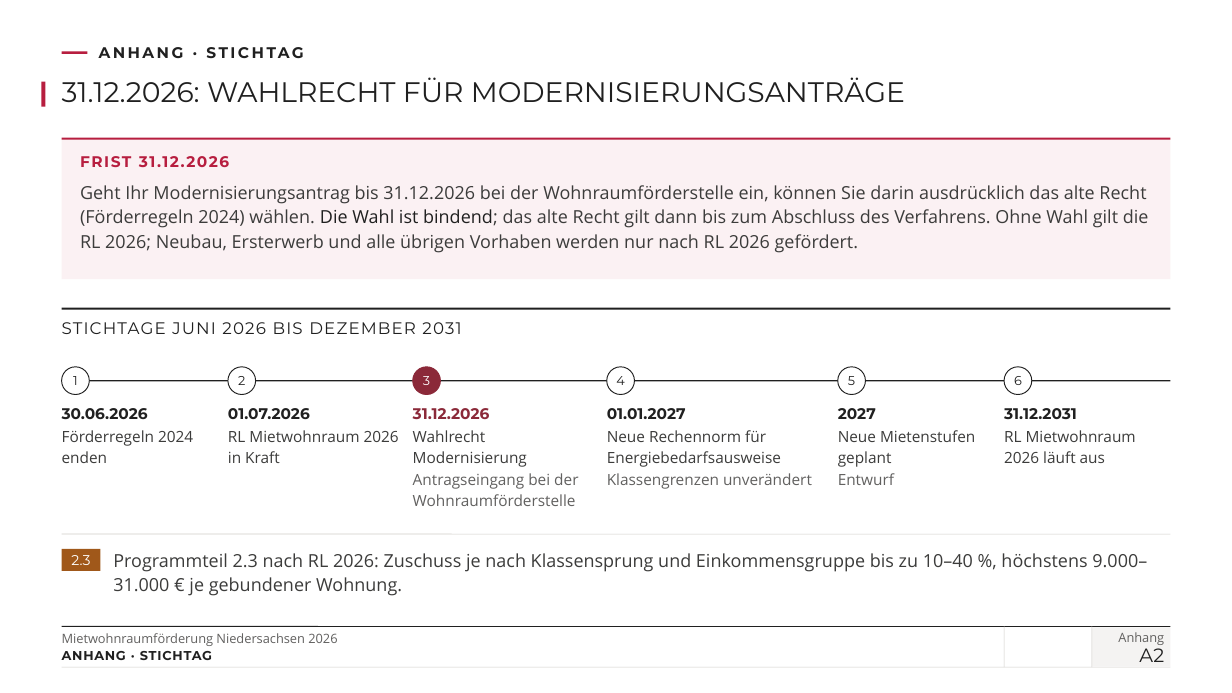
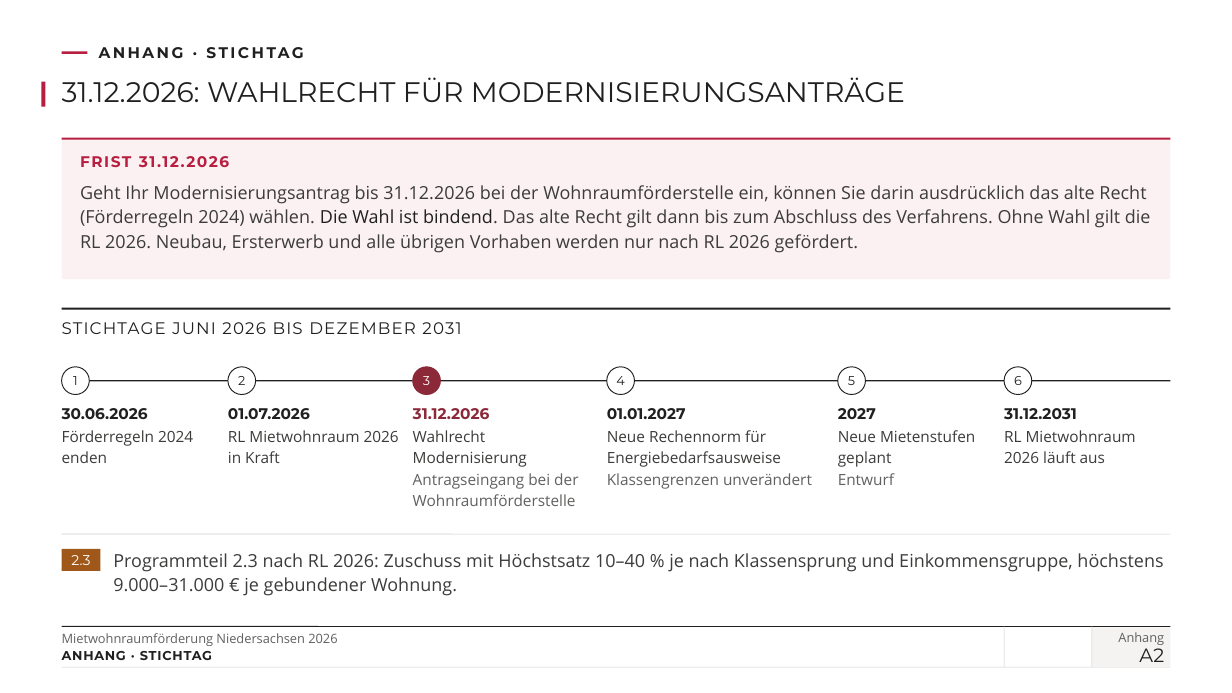
Before and after one commit to vgedaschko/NBank, a slide deck: slide 31 of praesentation/dist/PGN-Mietwohnraumfoerderung-Niedersachsen-2026-Vortrag.pptx. Drawn at 1232x693 pixels with LibreOffice and Linux fonts; fonts in the diff are those of the drawing; background and template pictures are left out. Boxes give left, top, right and bottom in pixels: in the first picture for what was removed or moved away, otherwise in the second. Text is boxed around its words. In the diff, an @@ line names an element or a change of style, - is before the commit and + after.

```diff
--- a/praesentation/dist/PGN-Mietwohnraumfoerderung-Niedersachsen-2026-Vortrag.pptx
+++ b/praesentation/dist/PGN-Mietwohnraumfoerderung-Niedersachsen-2026-Vortrag.pptx
@@ text at (80,185,1151,253): text changed @@
-Geht Ihr Modernisierungsantrag bis 31.12.2026 bei der Wohnraumförderstelle ein, können Sie darin ausdrücklich das alte Recht (Förderregeln 2024) wählen. Die Wahl ist bindend; das alte Recht gilt dann bis zum Abschluss des Verfahrens. Ohne Wahl gilt die RL 2026; Neubau, Ersterwerb und alle übrigen Vorhaben werden nur nach RL 2026 gefördert.
+Geht Ihr Modernisierungsantrag bis 31.12.2026 bei der Wohnraumförderstelle ein, können Sie darin ausdrücklich das alte Recht (Förderregeln 2024) wählen. Die Wahl ist bindend. Das alte Recht gilt dann bis zum Abschluss des Verfahrens. Ohne Wahl gilt die RL 2026. Neubau, Ersterwerb und alle übrigen Vorhaben werden nur nach RL 2026 gefördert.
@@ text at (113,553,1163,596): text changed @@
-Programmteil 2.3 nach RL 2026: Zuschuss je nach Klassensprung und Einkommensgruppe bis zu 10–40 %, höchstens 9.000–31.000 € je gebundener Wohnung.
+Programmteil 2.3 nach RL 2026: Zuschuss mit Höchstsatz 10–40 % je nach Klassensprung und Einkommensgruppe, höchstens 9.000–31.000 € je gebundener Wohnung.
```
Also in this commit, not shown: 9 other slides changed, 14 other files.
